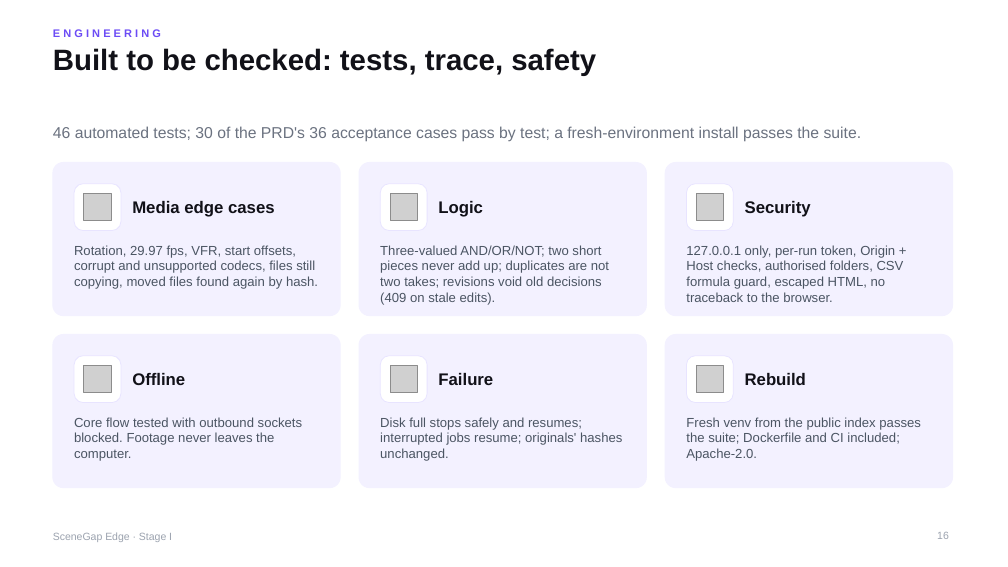
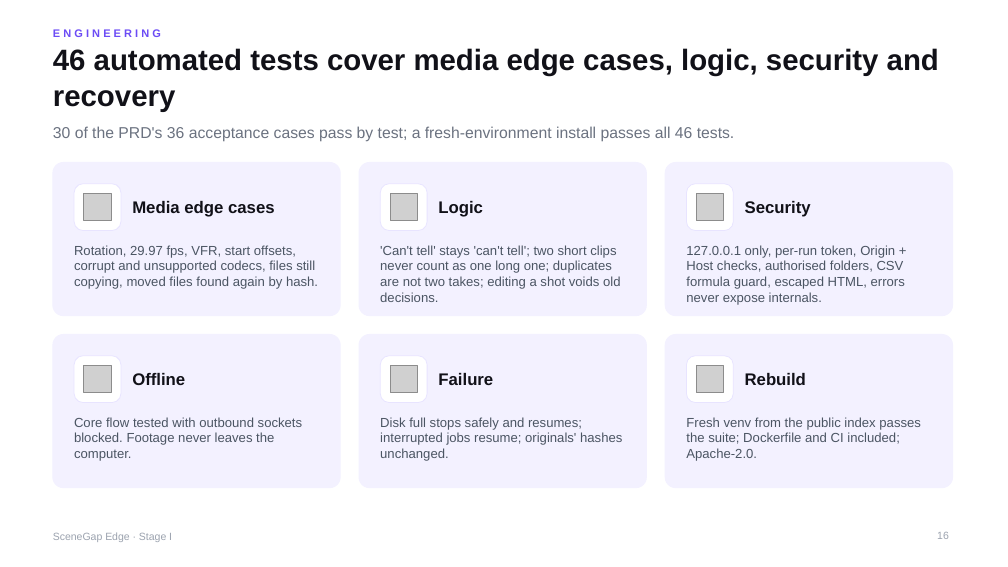
Before and after one commit to yu9bryan/scenegap-edge, a slide deck: slide 16 of docs/deck/SceneGapEdge_StageI_Proposal.pptx. Drawn at 1008x567 pixels with LibreOffice and Linux fonts; fonts in the diff are those of the drawing; grey boxes stand for pictures. Boxes give left, top, right and bottom in pixels: in the first picture for what was removed or moved away, otherwise in the second. Text is boxed around its words. In the diff, an @@ line names an element or a change of style, - is before the commit and + after.

```diff
--- a/docs/deck/SceneGapEdge_StageI_Proposal.pptx
+++ b/docs/deck/SceneGapEdge_StageI_Proposal.pptx
@@ title at (53,48,939,112): text changed @@
-Built to be checked: tests, trace, safety
+46 automated tests cover media edge cases, logic, security and recovery
@@ text at (53,126,735,141): text changed @@
-46 automated tests; 30 of the PRD's 36 acceptance cases pass by test; a fresh-environment install passes the suite.
+30 of the PRD's 36 acceptance cases pass by test; a fresh-environment install passes all 46 tests.
@@ text at (380,245,621,302): text changed @@
-Three-valued AND/OR/NOT; two short pieces never add up; duplicates are not two takes; revisions void old decisions (409 on stale edits).
+'Can't tell' stays 'can't tell'; two short clips never count as one long one; duplicates are not two takes; editing a shot voids old decisions.
@@ text at (686,245,905,305): text changed @@
-127.0.0.1 only, per-run token, Origin + Host checks, authorised folders, CSV formula guard, escaped HTML, no traceback to the browser.
+127.0.0.1 only, per-run token, Origin + Host checks, authorised folders, CSV formula guard, escaped HTML, errors never expose internals.
```
Also in this commit, not shown: 22 other slides changed, 1 slide added, 3 other files.
